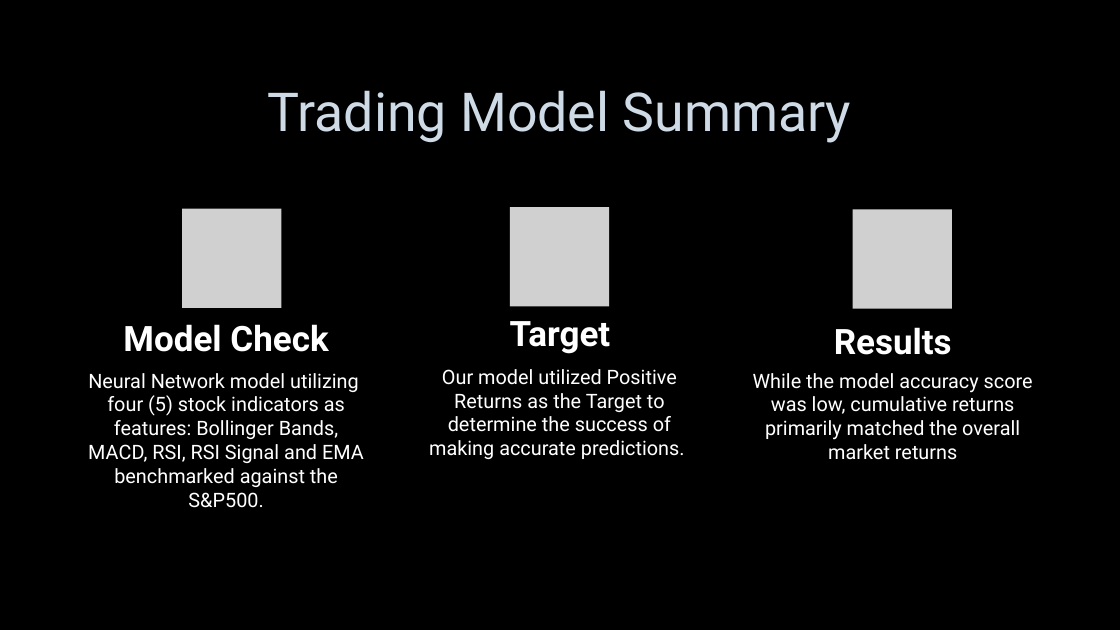
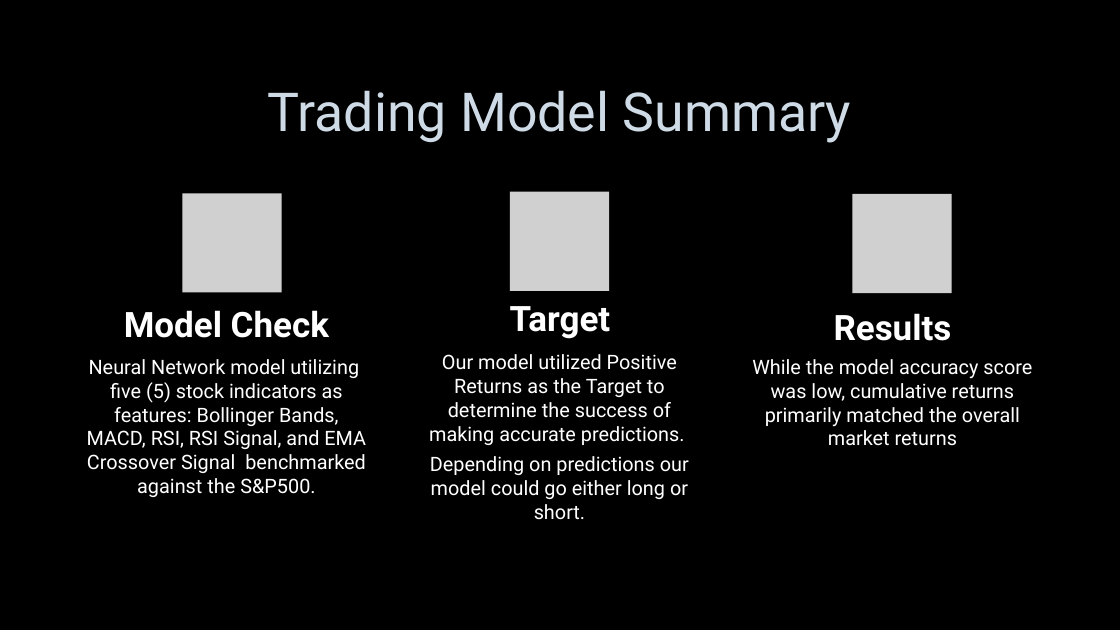
Before and after one commit to lchristij/MLProject, a slide deck: slide 4 of Stock Trading Algo.pptx. Drawn at 1120x630 pixels with LibreOffice and Linux fonts; fonts in the diff are those of the drawing; grey boxes stand for pictures; background and template pictures are left out. Boxes give left, top, right and bottom in pixels: in the first picture for what was removed or moved away, otherwise in the second. Text is boxed around its words. In the diff, an @@ line names an element or a change of style, - is before the commit and + after.

```diff
--- a/Stock Trading Algo.pptx
+++ b/Stock Trading Algo.pptx
@@ 3 pictures, 3 texts: place and size @@
-3 pictures, 3 texts at (123, 208, 952, 355)
+3 pictures, 3 texts at (124, 192, 952, 341)
@@ text at (87, 359, 366, 497): text changed @@
-Neural Network model utilizing four (5) stock indicators as features: Bollinger Bands, MACD, RSI, RSI Signal and EMA benchmarked against the S&P500.
+Neural Network model utilizing five (5) stock indicators as features: Bollinger Bands, MACD, RSI, RSI Signal, and EMA Crossover Signal benchmarked against the S&P500.
@@ text "Our model utilized Positive Returns ...": place and size @@
-text "Our model utilized Positive Returns ..." at (429, 369, 685, 459)
+text "Our model utilized Positive Returns ..." at (429, 354, 689, 520)
@@ text "While the model accuracy score ...": place and size @@
-text "While the model accuracy score ..." at (753, 373, 1033, 460)
+text "While the model accuracy score ..." at (752, 359, 1032, 446)
@@ text at (430, 456, 689, 520): paragraph added @@
+Depending on predictions our model could go either long or short.
```
Also in this commit, not shown: 7 other slides changed, 1 slide added, 2 slides removed, 2 other files.
